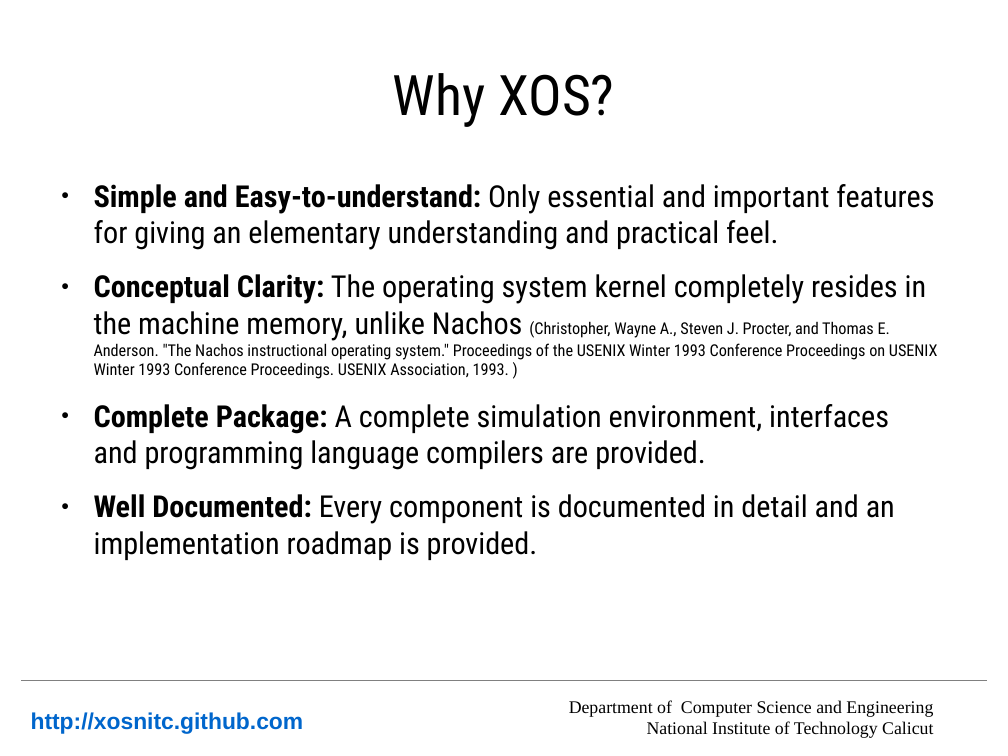
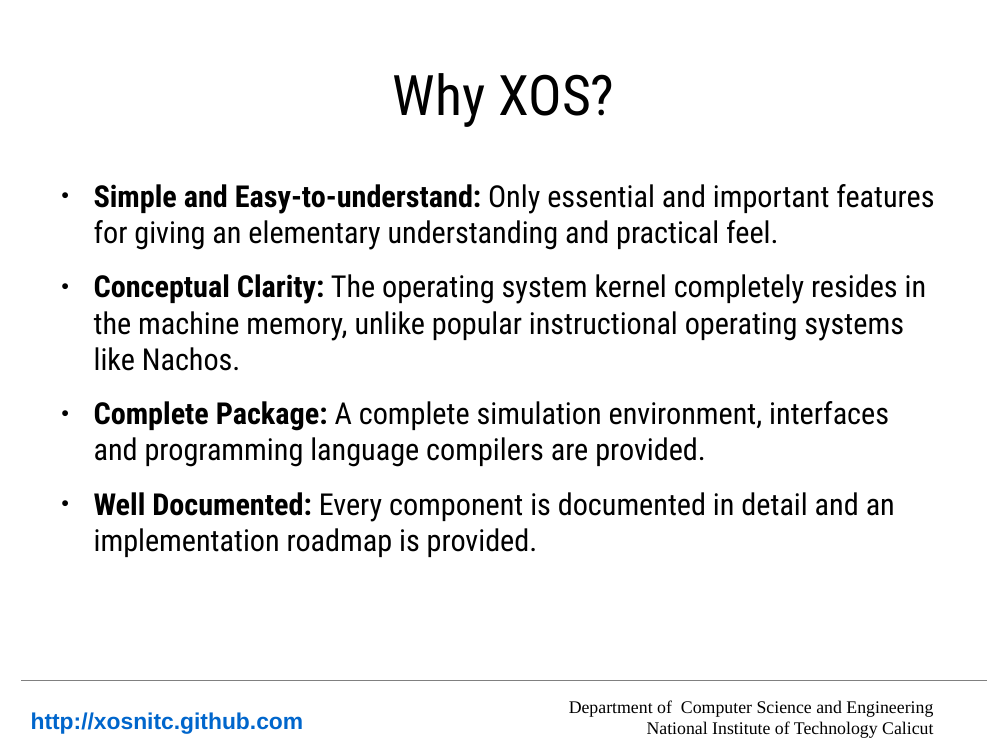
Before and after one commit to xosnitc/xosdoc, a slide deck: slide 3 of slide/slide.odp. Drawn at 1008x756 pixels with LibreOffice and Linux fonts; fonts in the diff are those of the drawing; background and template pictures are left out. Boxes give left, top, right and bottom in pixels: in the first picture for what was removed or moved away, otherwise in the second. Text is boxed around its words. In the diff, an @@ line names an element or a change of style, - is before the commit and + after.

Commit message:
Smaal changes in slide

```diff
--- a/slide/slide.odp
+++ b/slide/slide.odp
@@ text at (94,274,927,371): text changed; size 12.8 to 23.8 pt @@
-● Conceptual Clarity: The operating system kernel completely resides in the machine memory, unlike Nachos (Christopher, Wayne A., Steven J. Procter, and Thomas E. Anderson. "The Nachos instructional operating system." Proceedings of the USENIX Winter 1993 Conference Proceedings on USENIX Winter 1993 Conference Proceedings. USENIX Association, 1993. )
+● Conceptual Clarity: The operating system kernel completely resides in the machine memory, unlike popular instructional operating systems like Nachos.
```
Also in this commit, not shown: 1 other file.
